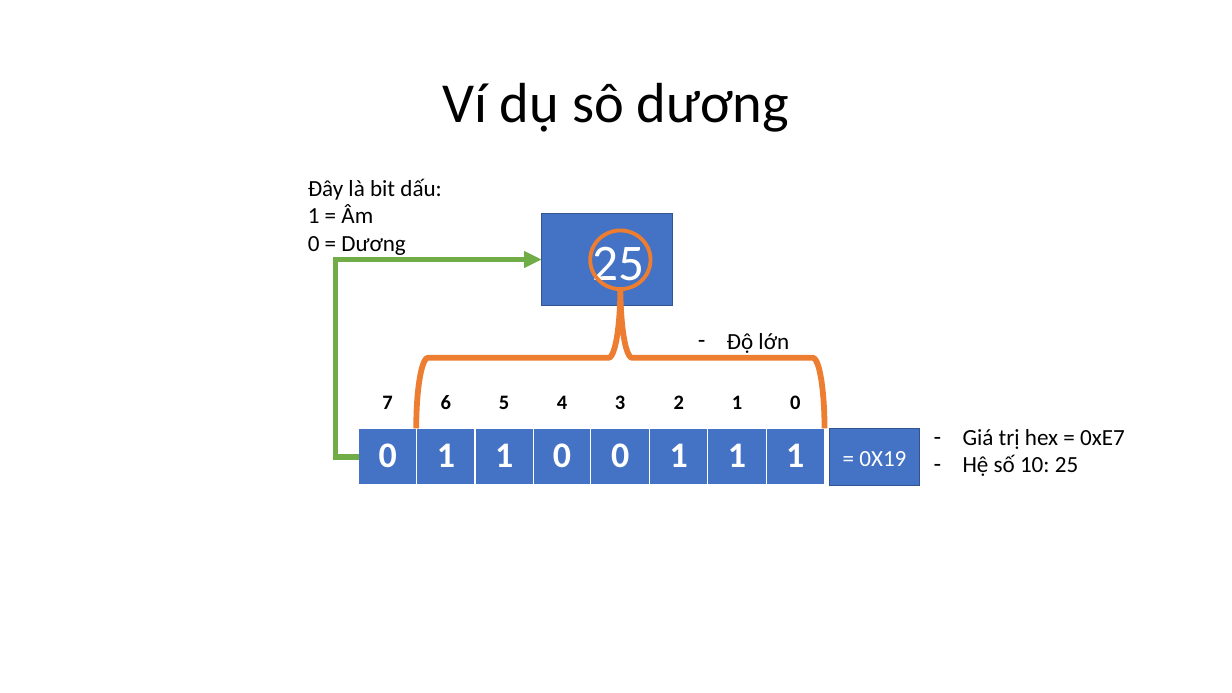
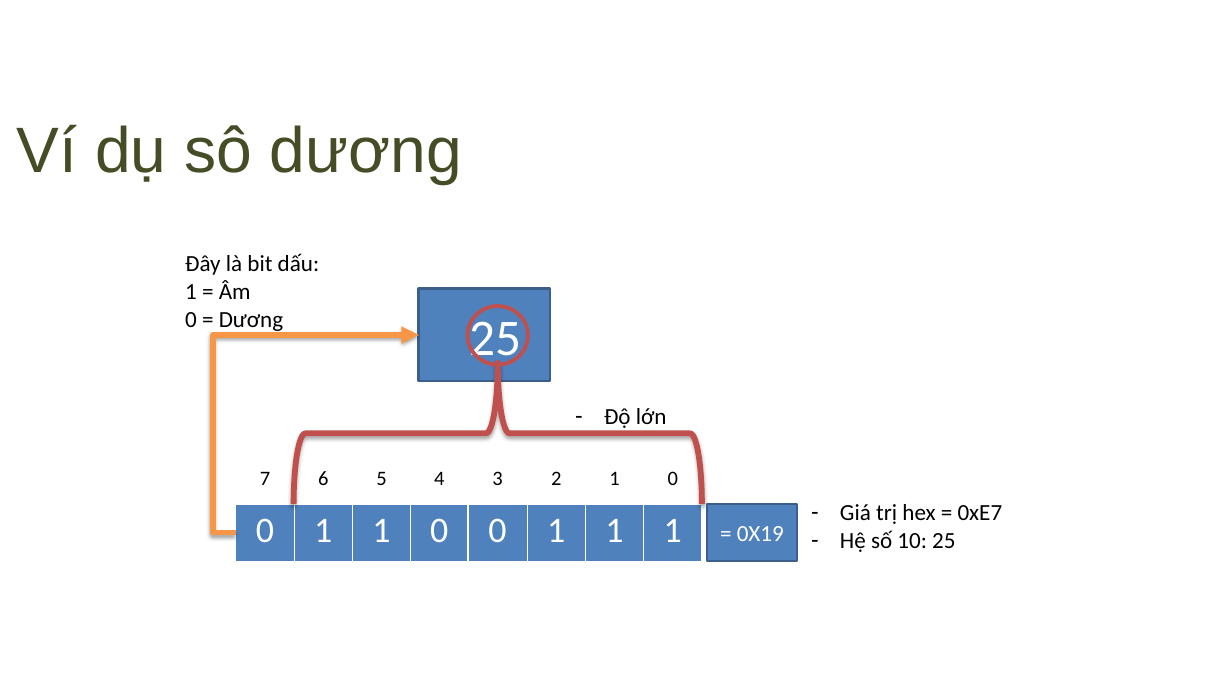
Before and after one commit to daydien12/Trainning_C, a slide deck: slide 34 of Day_1/Buổi 1.pptx (slide 33 before the commit). Drawn at 1232x693 pixels with LibreOffice and Linux fonts; fonts in the diff are those of the drawing; background and template pictures are left out. Boxes give left, top, right and bottom in pixels: in the first picture for what was removed or moved away, otherwise in the second. Text is boxed around its words. In the diff, an @@ line names an element or a change of style, - is before the commit and + after.

```diff
--- a/Day_1/Buổi 1.pptx
+++ b/Day_1/Buổi 1.pptx
@@ title "Ví dụ sô dương": place and size @@
-title "Ví dụ sô dương" at [442,82,789,132]
+title "Ví dụ sô dương" at [17,124,462,184]
@@ title "Ví dụ sô dương" at [17,124,462,184]: size 44 to 50 pt, font Calibri to Arial, text colour #000000 to #444D25; alignment centre to left; indent changed; line spacing 0.9 to 1; more space between paragraphs; vertical alignment middle to top @@
@@ ellipse removed at [591,230,651,288] @@
@@ text "Đây là bit dấu:": place and size @@
-text "Đây là bit dấu:" at [308,178,441,258]
+text "Đây là bit dấu:" at [185,253,319,333]
@@ elbow arrow removed from (359, 457) to (542, 260) @@
@@ left brace removed at [416,287,825,428] @@
@@ rectangle "25" at [419,289,550,382]: fill #4472C4 to #4F81BD; outline #325491 1 pt to #3A5F8C 2 pt @@
@@ ellipse added at [468,306,528,364], outline #C0504D 3 pt @@
@@ elbow arrow added from (236, 532) to (419, 335), #F79646 4.5 pt @@
@@ left brace added at [293,363,702,504], outline #C0504D 4.5 pt @@
@@ text "Độ lớn": place and size @@
-text "Độ lớn" at [727,333,789,353]
+text "Độ lớn" at [604,408,667,431]
@@ table at [236,461,701,546] @@
@@ bold off @@
@@ table at [236,504,701,561] @@
@@ fill #4472C4 to #4F81BD in row 1 @@
@@ bold off @@
@@ rectangle "= 0X19" at [707,504,797,561]: fill #4472C4 to #4F81BD; outline #325491 1 pt to #3A5F8C 2 pt @@
@@ 2 tables, 2 rectangles, 1 text: place and size @@
-2 tables, 2 rectangles, 1 text at [359,213,1125,486]
+2 tables, 2 rectangles, 1 text at [236,289,1003,561]
```
Also in this commit, not shown: 32 other slides changed, 6 slides added, 4 slides removed, 19 other files.
